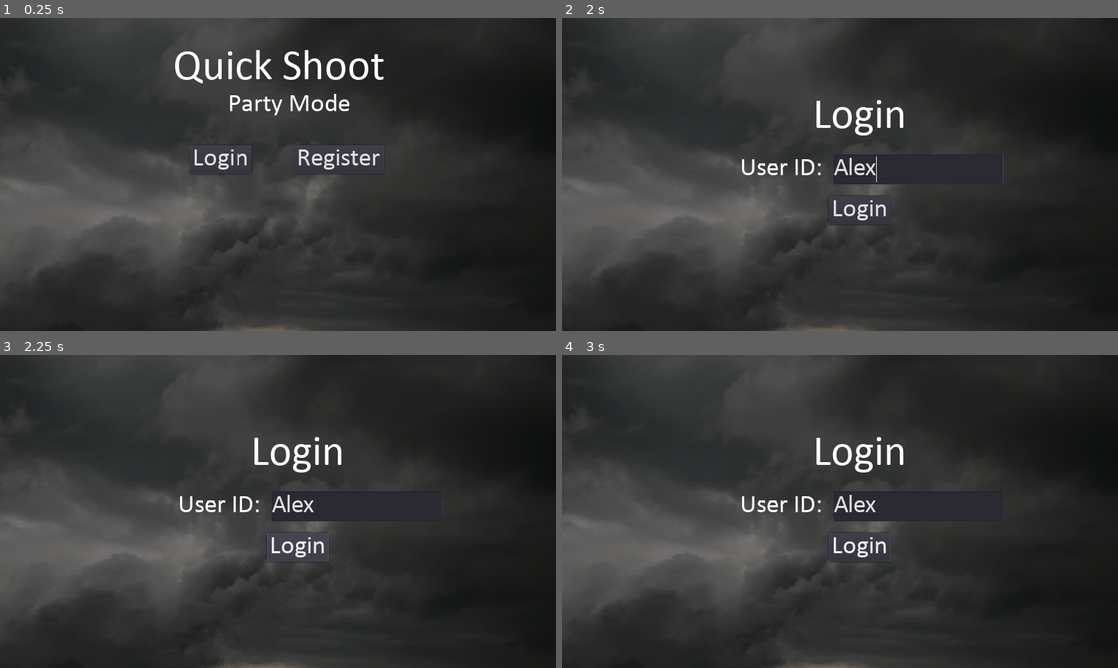
Above: before the commit, frames 1-4 (two rows, left to right).
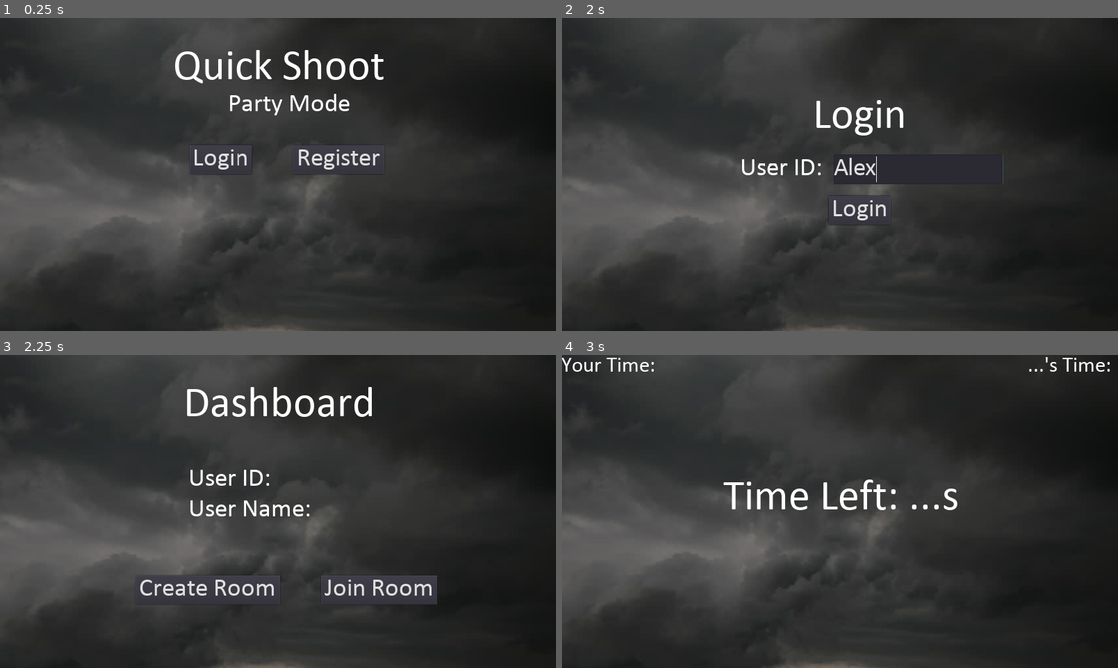
Above: after the commit, the same moments.

Repository: iamdejan/QuickShoot_Party
Game: Godot game, scene res://scenes/Home.tscn
Two runs of this game, one before a commit and one after it. Both use one fixed random seed, a clock stepped at 60 frames per second and the inputs below.
Inputs (mouse positions are in pixels of both pictures, inside the frame that each line leads up to):
- Up to frame 1 (0.25 s): no input
- Up to frame 2 (2 s): click "Login" at 0.5 s; click (917, 168) at 1.27 s; type "Alex" at 1.35 s
- Up to frame 3 (2.25 s): click "Login" at 2 s
- Up to frame 4 (3 s): click (767, 589) at 2.75 s, where only the run after the commit has a clickable "Create Room"

Frames 1-2 are identical in both runs. In frame 3, 5.0% of the frame differs, in the area x 25-79%, y 10-80%; in frame 4, 2.8%.

Commit message:
Connecting scenes for prototype
Will be edited later.

Diff:
--- a/scenes/Dashboard.tscn
+++ b/scenes/Dashboard.tscn
@@ -1,26 +1,28 @@
-[gd_scene load_steps=6 format=2]
+[gd_scene load_steps=7 format=2]
 
-[ext_resource path="res://assets/cloudy-bg.jpg" type="Texture" id=1]
-[ext_resource path="res://fonts/Calibri.ttf" type="DynamicFontData" id=2]
+[ext_resource path="res://scripts/Dashboard.gd" type="Script" id=1]
+[ext_resource path="res://assets/cloudy-bg.jpg" type="Texture" id=2]
+[ext_resource path="res://fonts/Calibri.ttf" type="DynamicFontData" id=3]
 
 [sub_resource type="DynamicFont" id=1]
 size = 100
-font_data = ExtResource( 2 )
+font_data = ExtResource( 3 )
 
 [sub_resource type="DynamicFont" id=2]
 size = 60
-font_data = ExtResource( 2 )
+font_data = ExtResource( 3 )
 
 [sub_resource type="DynamicFont" id=3]
 size = 60
-font_data = ExtResource( 2 )
+font_data = ExtResource( 3 )
 
-[node name="Home" type="Node2D"]
+[node name="Dashboard" type="Node2D"]
+script = ExtResource( 1 )
 
 [node name="cloudy-bg" type="Sprite" parent="."]
 position = Vector2( -1.74475, -0.145905 )
 scale = Vector2( 1.51041, 1.51041 )
-texture = ExtResource( 1 )
+texture = ExtResource( 2 )
 centered = false
 
 [node name="MainTitle" type="Label" parent="."]
@@ -32,7 +34,7 @@
 text = "Dashboard"
 align = 1
 
-[node name="LoginButton" type="Button" parent="."]
+[node name="CreateRoomButton" type="Button" parent="."]
 margin_left = 312.281
 margin_top = 507.282
 margin_right = 645.281
@@ -41,7 +43,7 @@
 custom_fonts/font = SubResource( 2 )
 text = "Create Room"
 
-[node name="RegisterButton" type="Button" parent="."]
+[node name="JoinRoomButton" type="Button" parent="."]
 margin_left = 738.619
 margin_top = 507.282
 margin_right = 1006.62
@@ -65,3 +67,5 @@
 margin_bottom = 386.0
 custom_fonts/font = SubResource( 3 )
 text = "User Name:"
+[connection signal="pressed" from="CreateRoomButton" to="." method="_on_CreateRoomButton_pressed"]
+[connection signal="pressed" from="JoinRoomButton" to="." method="_on_JoinRoomButton_pressed"]
--- /dev/null
+++ b/scenes/JoinRoom.tscn
@@ -0,0 +1,44 @@
+[gd_scene load_steps=5 format=2]
+
+[ext_resource path="res://scripts/JoinRoom.gd" type="Script" id=1]
+[ext_resource path="res://assets/cloudy-bg.jpg" type="Texture" id=2]
+[ext_resource path="res://fonts/Calibri.ttf" type="DynamicFontData" id=3]
+
+[sub_resource type="DynamicFont" id=1]
+size = 70
+font_data = ExtResource( 3 )
+
+[node name="JoinRoom" type="Node2D"]
+script = ExtResource( 1 )
+
+[node name="cloudy-bg" type="Sprite" parent="."]
+position = Vector2( -2.91565, -3.48727 )
+scale = Vector2( 1.52036, 1.52036 )
+texture = ExtResource( 2 )
+centered = false
+
+[node name="JoinRoomButton" type="Button" parent="."]
+margin_left = 509.333
+margin_top = 426.603
+margin_right = 817.335
+margin_bottom = 503.603
+custom_fonts/font = SubResource( 1 )
+text = "Join Room"
+align = 0
+
+[node name="RoomIDLabel" type="Label" parent="."]
+margin_left = 530.654
+margin_top = 225.211
+margin_right = 794.657
+margin_bottom = 296.211
+custom_fonts/font = SubResource( 1 )
+text = "Room ID:"
+align = 1
+
+[node name="RoomIDText" type="TextEdit" parent="."]
+margin_left = 567.156
+margin_top = 314.411
+margin_right = 755.156
+margin_bottom = 398.411
+custom_fonts/font = SubResource( 1 )
+[connection signal="pressed" from="JoinRoomButton" to="." method="_on_JoinRoomButton_pressed"]
--- a/scenes/Login.tscn
+++ b/scenes/Login.tscn
@@ -1,30 +1,32 @@
-[gd_scene load_steps=7 format=2]
+[gd_scene load_steps=8 format=2]
 
-[ext_resource path="res://assets/cloudy-bg.jpg" type="Texture" id=1]
-[ext_resource path="res://fonts/Calibri.ttf" type="DynamicFontData" id=2]
+[ext_resource path="res://scripts/Login.gd" type="Script" id=1]
+[ext_resource path="res://assets/cloudy-bg.jpg" type="Texture" id=2]
+[ext_resource path="res://fonts/Calibri.ttf" type="DynamicFontData" id=3]
 
 [sub_resource type="DynamicFont" id=1]
 size = 60
-font_data = ExtResource( 2 )
+font_data = ExtResource( 3 )
 
 [sub_resource type="DynamicFont" id=2]
 size = 60
-font_data = ExtResource( 2 )
+font_data = ExtResource( 3 )
 
 [sub_resource type="DynamicFont" id=3]
 size = 60
-font_data = ExtResource( 2 )
+font_data = ExtResource( 3 )
 
 [sub_resource type="DynamicFont" id=4]
 size = 100
-font_data = ExtResource( 2 )
+font_data = ExtResource( 3 )
 
 [node name="Login" type="Node2D"]
+script = ExtResource( 1 )
 
 [node name="cloudy-bg" type="Sprite" parent="."]
 position = Vector2( 0.0716553, 0.622925 )
 scale = Vector2( 1.50892, 1.50892 )
-texture = ExtResource( 1 )
+texture = ExtResource( 2 )
 centered = false
 
 [node name="SubmitButton" type="Button" parent="."]
@@ -58,3 +60,6 @@
 custom_fonts/font = SubResource( 4 )
 text = "Login"
 align = 1
+
+[node name="HTTPRequest" type="HTTPRequest" parent="."]
+[connection signal="pressed" from="SubmitButton" to="." method="_on_SubmitButton_pressed"]
--- a/scenes/Register.tscn
+++ b/scenes/Register.tscn
@@ -1,33 +1,35 @@
-[gd_scene load_steps=7 format=2]
+[gd_scene load_steps=8 format=2]
 
-[ext_resource path="res://assets/cloudy-bg.jpg" type="Texture" id=1]
-[ext_resource path="res://fonts/Calibri.ttf" type="DynamicFontData" id=2]
+[ext_resource path="res://scripts/Register.gd" type="Script" id=1]
+[ext_resource path="res://assets/cloudy-bg.jpg" type="Texture" id=2]
+[ext_resource path="res://fonts/Calibri.ttf" type="DynamicFontData" id=3]
 
 [sub_resource type="DynamicFont" id=1]
 size = 60
-font_data = ExtResource( 2 )
+font_data = ExtResource( 3 )
 
 [sub_resource type="DynamicFont" id=2]
 size = 60
-font_data = ExtResource( 2 )
+font_data = ExtResource( 3 )
 
 [sub_resource type="DynamicFont" id=3]
 size = 60
-font_data = ExtResource( 2 )
+font_data = ExtResource( 3 )
 
 [sub_resource type="DynamicFont" id=4]
 size = 100
-font_data = ExtResource( 2 )
+font_data = ExtResource( 3 )
 
 [node name="Register" type="Node2D"]
+script = ExtResource( 1 )
 
 [node name="cloudy-bg" type="Sprite" parent="."]
 position = Vector2( 0.0716553, 0.622925 )
 scale = Vector2( 1.50892, 1.50892 )
-texture = ExtResource( 1 )
+texture = ExtResource( 2 )
 centered = false
 
-[node name="SubmitButton" type="Button" parent="."]
+[node name="RegisterButton" type="Button" parent="."]
 margin_left = 568.538
 margin_top = 408.591
 margin_right = 779.538
@@ -58,3 +60,6 @@
 custom_fonts/font = SubResource( 4 )
 text = "Register Yourself!"
 align = 1
+
+[node name="HTTPRequest" type="HTTPRequest" parent="."]
+[connection signal="pressed" from="RegisterButton" to="." method="_on_RegisterButton_pressed"]
--- a/scenes/Room.tscn
+++ /dev/null
@@ -1,57 +0,0 @@
-[gd_scene load_steps=4 format=2]
-
-[ext_resource path="res://assets/cloudy-bg.jpg" type="Texture" id=1]
-[ext_resource path="res://fonts/Calibri.ttf" type="DynamicFontData" id=2]
-
-[sub_resource type="DynamicFont" id=1]
-size = 70
-font_data = ExtResource( 2 )
-
-[node name="Room" type="Node2D"]
-
-[node name="cloudy-bg" type="Sprite" parent="."]
-position = Vector2( -2.91565, -3.48727 )
-scale = Vector2( 1.52036, 1.52036 )
-texture = ExtResource( 1 )
-centered = false
-
-[node name="CreateRoomButton" type="Button" parent="."]
-margin_left = 128.478
-margin_top = 318.605
-margin_right = 512.478
-margin_bottom = 395.605
-custom_fonts/font = SubResource( 1 )
-text = "Create Room"
-
-[node name="JoinRoomButton" type="Button" parent="."]
-margin_left = 836.698
-margin_top = 421.192
-margin_right = 1144.7
-margin_bottom = 498.192
-custom_fonts/font = SubResource( 1 )
-text = "Join Room"
-align = 0
-
-[node name="or" type="Label" parent="."]
-margin_left = 618.452
-margin_top = 322.393
-margin_right = 679.452
-margin_bottom = 393.393
-custom_fonts/font = SubResource( 1 )
-text = "or"
-align = 1
-
-[node name="RoomIDLabel" type="Label" parent="."]
-margin_left = 832.316
-margin_top = 230.622
-margin_right = 1096.32
-margin_bottom = 301.622
-custom_fonts/font = SubResource( 1 )
-text = "Room ID:"
-
-[node name="RoomIDText" type="TextEdit" parent="."]
-margin_left = 835.0
-margin_top = 309.0
-margin_right = 1023.0
-margin_bottom = 393.0
-custom_fonts/font = SubResource( 1 )
--- /dev/null
+++ b/scripts/Dashboard.gd
@@ -0,0 +1,13 @@
+extends Node2D
+
+func _on_CreateRoomButton_pressed():
+	#API Call will be implemented later
+
+	get_tree().change_scene(Session.build_scene_URL("Game"))
+	pass
+
+func _on_JoinRoomButton_pressed():
+	#API Call will be implemented later
+
+	get_tree().change_scene(Session.build_scene_URL("JoinRoom"))
+	pass
--- /dev/null
+++ b/scripts/JoinRoom.gd
@@ -0,0 +1,7 @@
+extends Node2D
+
+func _on_JoinRoomButton_pressed():
+	#API Call will be implemented later
+
+	get_tree().change_scene(Session.build_scene_URL("Game"))
+	pass
--- /dev/null
+++ b/scripts/Login.gd
@@ -0,0 +1,7 @@
+extends Node2D
+
+func _on_SubmitButton_pressed():
+	#API Call will be implemented later
+
+	get_tree().change_scene(Session.build_scene_URL("Dashboard"))
+	pass
--- /dev/null
+++ b/scripts/Register.gd
@@ -0,0 +1,7 @@
+extends Node2D
+
+func _on_RegisterButton_pressed():
+	#API Call will be implemented later
+
+	get_tree().change_scene(Session.build_scene_URL("Dashboard"))
+	pass
--- a/scripts/Session.gd
+++ b/scripts/Session.gd
@@ -2,14 +2,6 @@
 
 const prefix = "res://scenes/"
 const extension = "tscn"
-const scene_URL = {
-	"Game": "Game",
-	"Login": "Login",
-	"Register": "Register",
-	"Room": "Room",
-	"Home": "Home",
-	"Dashboard": "Dashboard"
-}
 
 static func build_scene_URL(key) -> String:
-	return prefix + scene_URL[key] + "." + extension
+	return prefix + key + "." + extension
